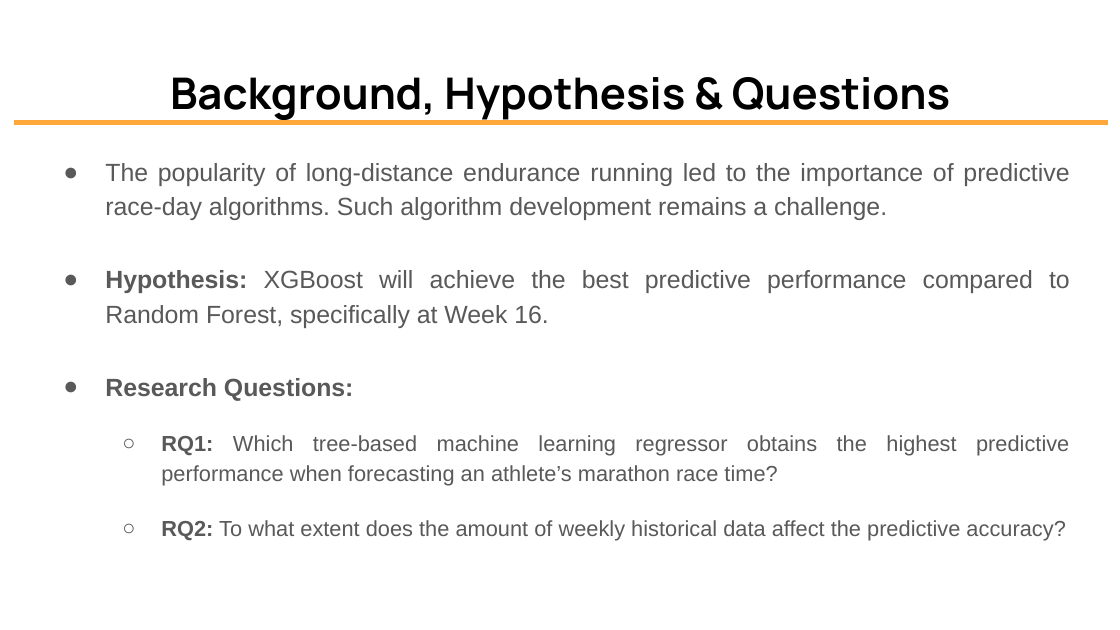
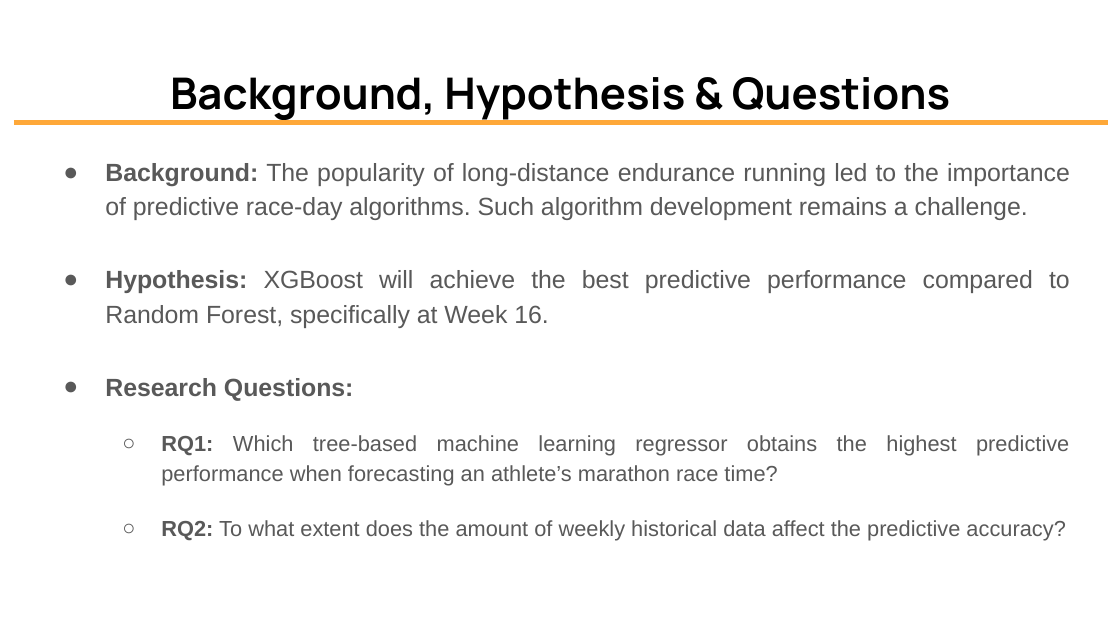
Before and after one commit to miguelabela03/RD2_SWD63A_MiguelAbela, a slide deck: slide 2 of doc/milestone_03/MiguelAbela_SWD63A_RD2_VIVA.pptx. Drawn at 1120x630 pixels with LibreOffice and Linux fonts; fonts in the diff are those of the drawing. Boxes give left, top, right and bottom in pixels: in the first picture for what was removed or moved away, otherwise in the second. Text is boxed around its words. In the diff, an @@ line names an element or a change of style, - is before the commit and + after.

```diff
--- a/doc/milestone_03/MiguelAbela_SWD63A_RD2_VIVA.pptx
+++ b/doc/milestone_03/MiguelAbela_SWD63A_RD2_VIVA.pptx
@@ text at bbox=[105, 163, 1070, 220]: text changed @@
-● The popularity of long-distance endurance running led to the importance of predictive race-day algorithms. Such algorithm development remains a challenge.
+● Background: The popularity of long-distance endurance running led to the importance of predictive race-day algorithms. Such algorithm development remains a challenge.
```
Also in this commit, not shown: 5 other slides changed, 1 slide added, 2 other files.
